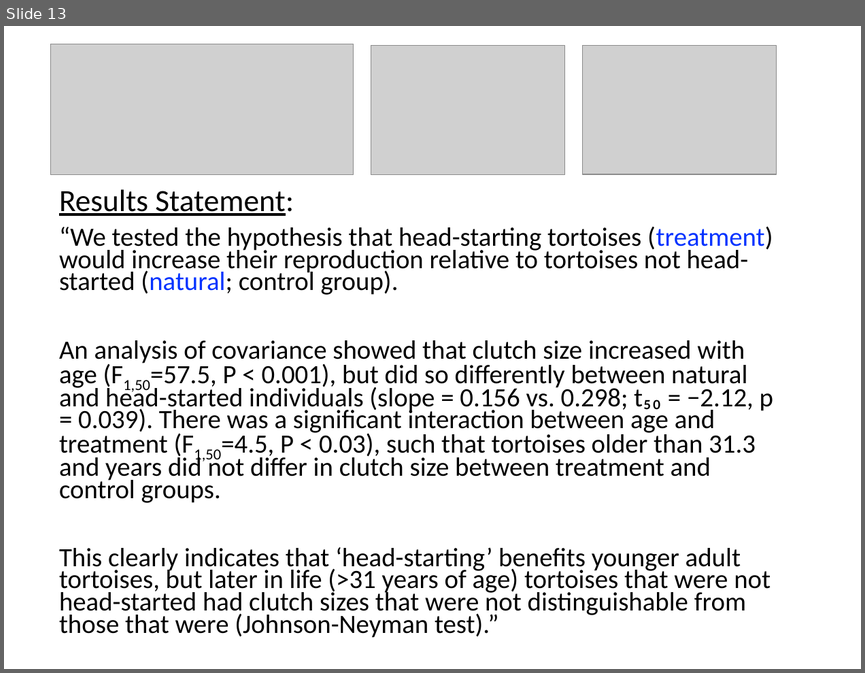
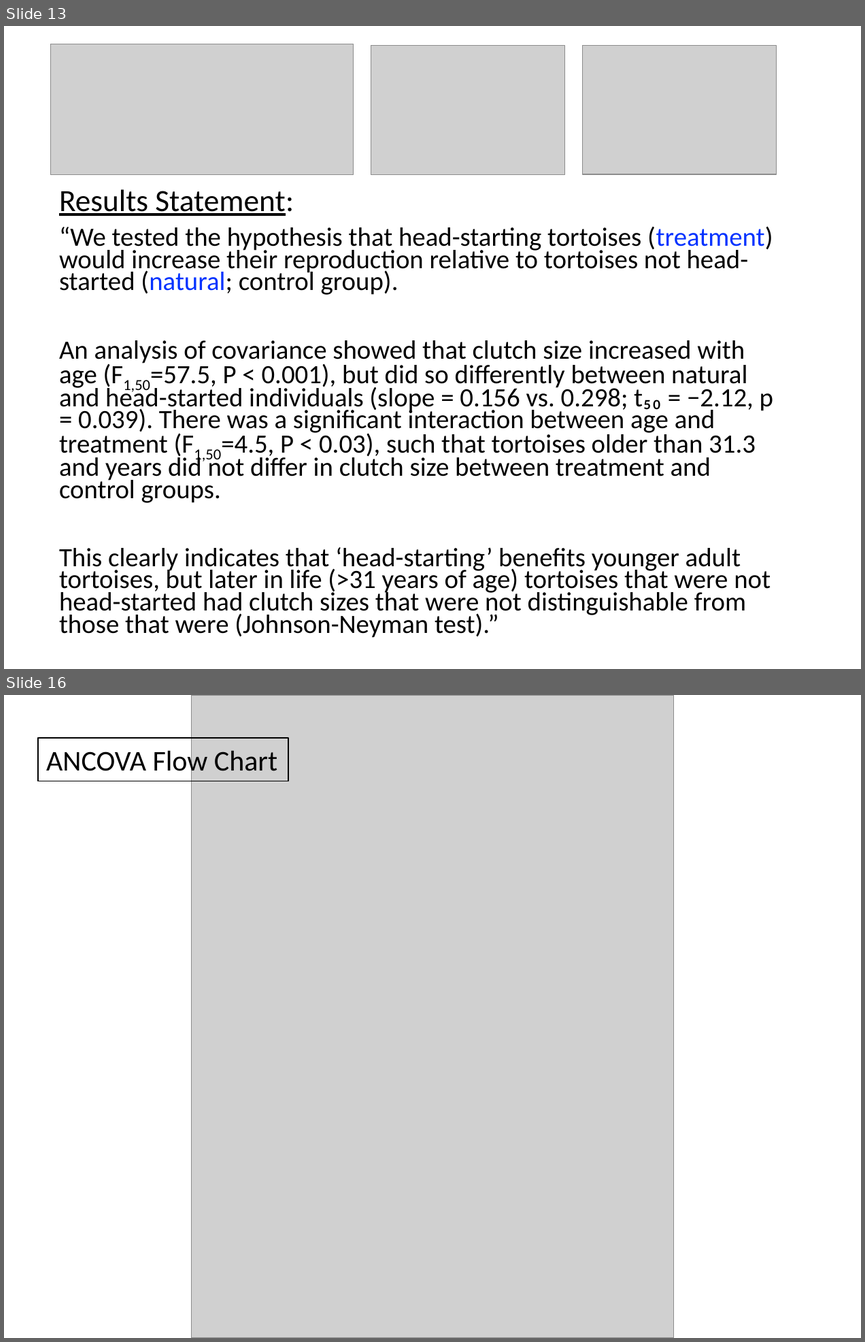
Before and after one commit to cmgienger/6-ANCOVA, a slide deck: 6-ANCOVA-separate-slopes.pptx. Shown one above the other, each under a label of ours: slide 13 before the commit, slides 13 and 16 after it; the slides between them are not shown. The pictures are 865x673 and 865x1342 pixels, drawn with LibreOffice and Linux fonts; fonts in the diff are those of the drawing; grey boxes stand for pictures. Boxes give left, top, right and bottom in pixels: in the first picture for what was removed or moved away, otherwise in the second. Text is boxed around its words. In the diff, an @@ line names an element or a change of style, - is before the commit and + after.

```diff
--- a/6-ANCOVA-separate-slopes.pptx
+++ b/6-ANCOVA-separate-slopes.pptx
@@ slide 16 added at [4, 695, 861, 1338], background #FFFFFF @@
@@ picture added at [192, 695, 673, 1338] @@
@@ rectangle added at [37, 738, 288, 781], outline #000000 1 pt, 24 pt, text #000000 @@
+ANCOVA Flow Chart
```
Also in this commit, not shown: 1 slide changed, 2 other slides added, 1 slide removed, 1 other file.
